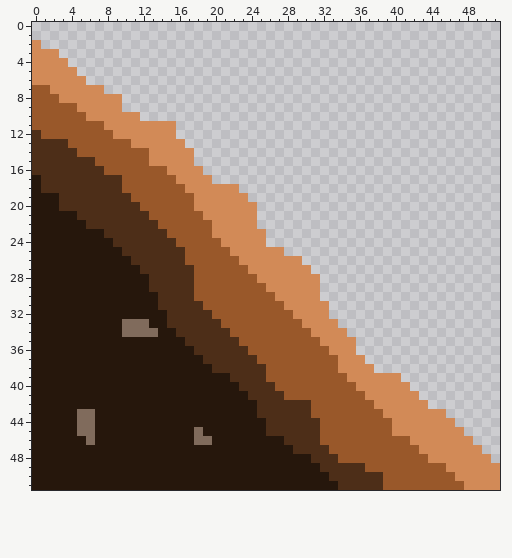
One commit to this pixel-art sprite: Assets/Animation/Sprites/Tiles/groundtile3.png. Above, as it was before the edit.
The file is 52x52 pixels.
Once edited:
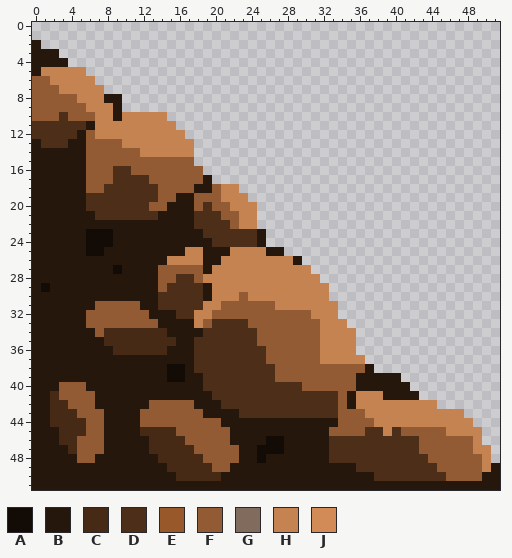
Palette (. is transparent): A #130b05  B #26170c  C #462a16  D #4d2e18  E #99582a  F #935b33  G #806b5c  H #c68352  J #d28a57
Edits made:
y 2: x 0 J -> B
y 3: x 0..2 JJJ -> BBB
y 4: x 0..3 JJJJ -> BBBB
y 5: x 0..5 JJJJJ. -> BHHHHH
y 6: x 0..6 JJJJJJ. -> FFHHHHH
y 7: x 0..7 EEJJJJJJ -> FFFHHHHH
y 8: x 0..9 EEEJJJJJJJ -> FFFFFHHHBB
y 9: x 0..9 EEEEEJJJJJ -> FFFFFFHHHB
y 10: x 0..14 EEEEEEJJJJJJ... -> FFFDFFFHHBHHHHH
y 11: x 0..15 EEEEEEEEJJJJJJJJ -> DDDDDDBHHHHHHHHH
y 12: x 1..16 EEEEEEEEJJJJJJJ. -> DDDDBFHHHHHHHHHH
y 13: x 0 D -> B; x 4..17 EEEEEEEJJJJJJ. -> BBFFFFHHHHHHHH
y 14: x 0..17 DDDDDEEEEEEEEJJJJJ -> BBBBBBFFFFFFHHHHHH
y 15: x 0..17 DDDDDDDEEEEEEJJJJJ -> BBBBBBFFFFFFFFFFFF
y 16: x 0..18 DDDDDDDDEEEEEEEJJJJ -> BBBBBBFFFDDFFFFFFFF
y 17: x 1..8 DDDDDDDD -> BBBBBFFF; x 10..19 EEEEEEJJJJ -> DDDFFFFFFB
y 18: x 1..7 DDDDDDD -> BBBBBFF; x 10..22 EEEEEEEJJJJJJ -> DDDDFFFFBBFHH
y 19: x 3..5 DDD -> BBB; x 11..23 EEEEEEEJJJJJJ -> DDDFFBBFFFHHH
y 20: x 3..5 DDD -> BBB; x 12..24 EEEEEEJJJJJJJ -> DFFBBBFDFFHHH
y 21: x 5..6 DD -> BB; x 13..24 EEEEEEJJJJJJ -> DBBBBDDDFFHH
y 22: x 6..24 DDDDDDDDEEEEEEJJJJJ -> BBBBBBBBBBBBDDDDFHH
y 23: x 6..25 BBDDDDDDDEEEEEJJJJJJ -> AAABBBBBBBBBBDDDDDDB
y 24: x 6..25 BBBDDDDDDDEEEEEJJJJJ -> AAABBBBBBBBBBBDDDDDB
y 25: x 6..7 BB -> AA; x 10..27 DDDDDDDEEEEEJJJJJJ -> BBBBBBBHHBBBHHHHBB
y 26: x 11..29 DDDDDDEEEEEEJJJJJJJ -> BBBBHHHHBBHHHHHHHHB
y 27: x 9 B -> A; x 12..30 DDDDDDEEEEEEJJJJJJJ -> BBFFFFFBHHHHHHHHHHH
y 28: x 13..15 DDD -> BFF; x 18..31 EEEEEEEJJJJJJJ -> FHHHHHHHHHHHHH
y 29: x 1 B -> A; x 13..14 DD -> BF; x 18..32 EEEEEEEEJJJJJJ. -> DBHHHHHHHHHHHHH
y 30: x 18..32 EEEEEEEEEJJJJJ. -> DBHHHFHHHHHHHHH
y 31: x 7..11 BBBBB -> FFFFF; x 19..33 EEEEEEEEEJJJJJ. -> HHFFFFFFHHHHHHH
y 32: x 6..12 BBBBBBB -> FFFFFFF; x 15 D -> B; x 18..33 DDEEEEEEEEEJJJJ. -> HHFFFFFFFFFFFHHH
y 33: x 6..13 BBBBGGGB -> FFFFFFFF; x 15..19 DDDDD -> BBBHF; x 21..34 EEEEEEEEEJJJJ. -> DDDFFFFFFFFHHH
y 34: x 7..14 BBBGGGGB -> FCCCCCCC; x 16..18 DDD -> BBB; x 22..35 EEEEEEEEEJJJJ. -> DDDFFFFFFFHHHH
y 35: x 8..15 BBBBBBBB -> CCCCCCCC; x 17 D -> B; x 23..35 EEEEEEEEEJJJJ -> DDFFFFFFFHHHH
y 36: x 9..14 BBBBBB -> CCCCCC; x 24..35 EEEEEEEEEJJJ -> DDFFFFFFHHHH
y 37: x 18 B -> D; x 25..36 EEEEEEEEEJJJ -> DFFFFFFHHHHH
y 38: x 15..16 BB -> AA; x 18..19 BB -> DD; x 26..37 EEEEEEEEJJJJ -> DFFFFFFFFFFB
y 39: x 15..16 BB -> AA; x 19..21 BBB -> DDD; x 26..40 EEEEEEEEEJJJJJJ -> DFFFFFFFFFBBBBB
y 40: x 3..5 BBB -> FFF; x 19..22 BBBB -> DDDD; x 27..41 EEEEEEEEEJJJJJJ -> DDDFFFFFFBBBBBB
y 41: x 2..6 BBBBB -> CFFFF; x 20..23 BBBB -> DDDD; x 28..42 EEEEEEEEEJJJJJJ -> DDDDDDFBHHHBBBB
y 42: x 2..6 BBBBB -> CCFFF; x 13..17 BBBBB -> FFFFF; x 21..24 BBBB -> DDDD; x 31..44 EEEEEEEJJJJJJ. -> DDDFBHHHHHHHHH
y 43: x 2..7 BBBGGB -> CCCFFF; x 12..18 BBBBBBB -> FFFFFFF; x 23..24 BB -> DD; x 31..47 EEEEEEEEJJJJJJJ.. -> DDDFFFHHHHHHHHHHH
y 44: x 2..7 BBBGGB -> CCCCFF; x 12..20 BBBBBBBBB -> FFFFFFFFF; x 26..48 DDDDDDEEEEEEEEJJJJJJJ.. -> BBBBBBBBFFFFHHHHHHHHHHH
y 45: x 3..7 BBGGB -> CCCFF; x 12..21 BBBBBBGBBB -> CCCCFFFFFF; x 26..49 DDDDDDEEEEEEEEJJJJJJJJ.. -> BBBBBBBFFFFDDHDFFFFFHHHH
y 46: x 3..7 BBBGB -> CCFFF; x 13..21 BBBBBGGBB -> CCCCFFFFF; x 26..49 BBDDDDEEEEEEEEEEJJJJJJJ. -> AABBBBBDDDDDDDDDDFFFFFFH
y 47: x 4..7 BBBB -> CFFF; x 13..22 BBBBBBBBBB -> CCCCCFFFFF; x 25..27 BBB -> AAA; x 29..50 DDDDEEEEEEEEEEJJJJJJJ. -> BBBBDDDDDDDDDDFFFFFFHH
y 48: x 5..6 BB -> FF; x 14..22 BBBBBBBBB -> CCCCCFFFF; x 25 B -> A; x 31..32 DD -> BB; x 34..50 EEEEEEEEEEJJJJJJJ -> DDDDDDDDDDFFFFFFH
y 49: x 15..21 BBBBBBB -> CCCCCFF; x 32..35 DDDD -> BBBB; x 37..51 EEEEEEEEEJJJJJJ -> DDDDDDDDFFFFFHB
y 50: x 16..20 BBBBB -> CCCCC; x 33..37 DDDDD -> BBBBB; x 39..51 EEEEEEEEJJJJJ -> DDDDDDDFFFFBB
y 51: x 34..51 DDDDDEEEEEEEEEJJJJ -> BBBBBBBBBBBBBBBBBB
Pixel boxes of the changes (left, top, right, bottom) in both pictures:
changed: (32, 40, 500, 490)
